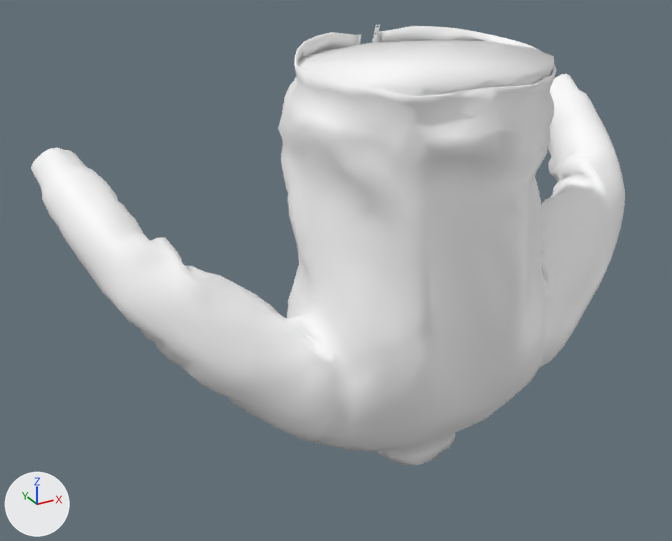
The glTF model public/vest_met_zip.glb, before and after one commit.
Before and after are seen from a camera (50 mm lens) standing at (-0.874, -1.337, 0.652) and looking at (-0.121, 0.03, -0.032). Arrows for +X, +Y and +Z are at lower left; the lights stay in place. Where no turn or scale is listed for an object, it has been applied to the vertices. Vertices at the same position are counted once.

In view in the first picture: 'vest'.
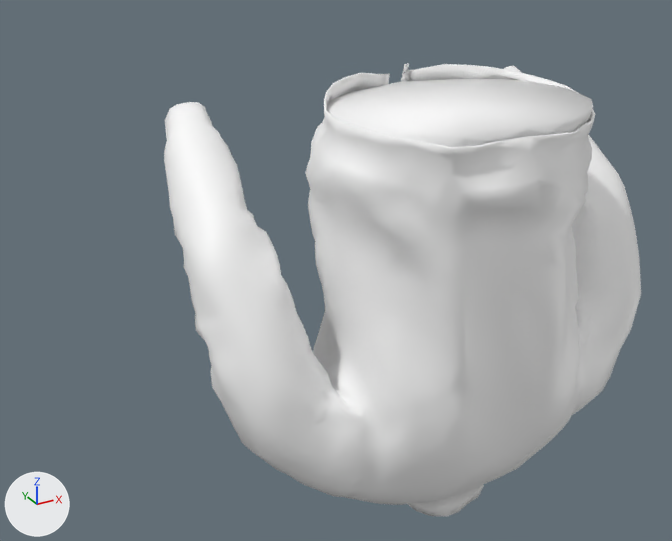
Diff of the bpy script that builds the scene:
```diff
--- a/public/vest_met_zip.glb.py
+++ b/public/vest_met_zip.glb.py
@@ me_vest @@
 # used by ob_vest; location = (0.0, 0.0, -0.027)
-me_vest.from_pydata(...)  # 3491 vertices, 6802 faces; spans x -0.596..0.599, y -0.25..0.273, z -0.372..0.412
+me_vest.from_pydata(...)  # 3474 vertices, 6766 faces; spans x -0.441..0.436, y -0.348..0.175, z -0.45..0.334
+# me_vest part 1: the loose piece of 132 vertices spanning x -0.221..0.222, y -0.224..0.121, z -0.279..0.381 is moved by (0.0, -0.098, -0.078)
+# me_vest part 2: the loose piece of 56 vertices spanning x 0.006..0.015, y 0.114..0.124, z 0.39..0.412 is moved by (0.0, -0.098, -0.078)
+# me_vest part 3: the loose piece of 84 vertices spanning x 0.005..0.018, y 0.117..0.13, z 0.378..0.394 is moved by (0.0, -0.098, -0.078)
+# me_vest part 4: the loose piece of 3187 vertices spanning x -0.596..0.599, y -0.25..0.273, z -0.372..0.409 is rebuilt with 3170 vertices and now spans x -0.441..0.436, y -0.348..0.175, z -0.45..0.33
 me_vest.materials.append(mat_t_008)
@@ ob_vest @@
 ob_vest = bpy.data.objects.new('vest', me_vest)
-ob_vest.location = (0.0, 0.0, -0.027)
+ob_vest.location = (0.0, 0.0, 0.0)
```

What differs and where, as boxes [x1, y1, x2, y2] in the pictures (672 x 541 px; the box of a moved part takes in the faces that stretch with it):
'vest', reshaped, moved (20% narrower)
    before: [31, 25, 625, 465]
    after: [164, 63, 641, 516]
part 1 of me_vest, moved or reshaped
    before: [297, 40, 554, 96]
    after: [326, 79, 593, 147]
part 2 of me_vest, moved or reshaped
    before: [374, 25, 380, 36]
    after: [402, 63, 409, 76]
part 3 of me_vest, moved or reshaped
    before: [372, 35, 380, 43]
    after: [401, 73, 408, 82]
part 4 of me_vest, rebuilt (20% narrower)
    before: [31, 26, 625, 465]
    after: [164, 64, 641, 516]
